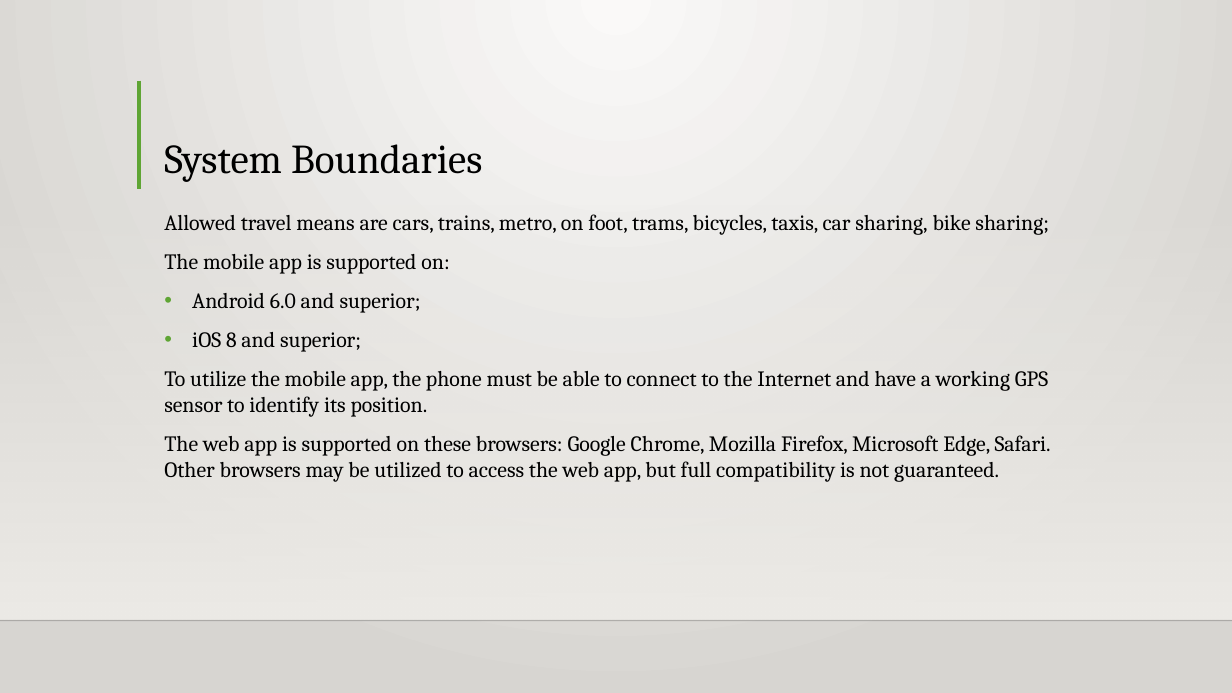
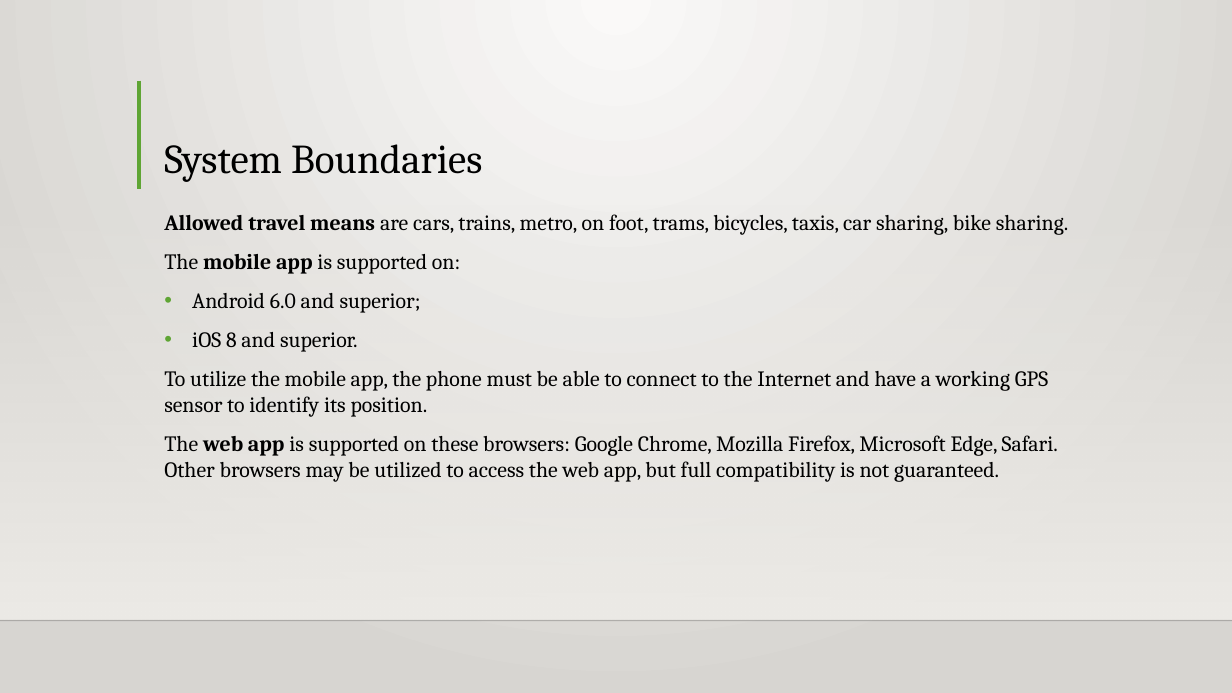
Before and after one commit to JustSalva/MelziPinaSalvadore, a slide deck: slide 3 of RASD/Slides RASD laboratory.pptx. Drawn at 1232x693 pixels with LibreOffice and Linux fonts; fonts in the diff are those of the drawing; background and template pictures are left out. Boxes give left, top, right and bottom in pixels: in the first picture for what was removed or moved away, otherwise in the second. Text is boxed around its words. In the diff, an @@ line names an element or a change of style, - is before the commit and + after.

Commit message:
Fix pptx

```diff
--- a/RASD/Slides RASD laboratory.pptx
+++ b/RASD/Slides RASD laboratory.pptx
@@ text at [164, 214, 1068, 235]: text changed @@
-Allowed travel means are cars, trains, metro, on foot, trams, bicycles, taxis, car sharing, bike sharing;
+Allowed travel means are cars, trains, metro, on foot, trams, bicycles, taxis, car sharing, bike sharing.
@@ text at [164, 254, 1058, 482]: bold on in "mobile app", "web app" @@
@@ text at [192, 332, 358, 352]: text changed @@
-• iOS 8 and superior;
+• iOS 8 and superior.
```
Also in this commit, not shown: 1 other slide changed.
